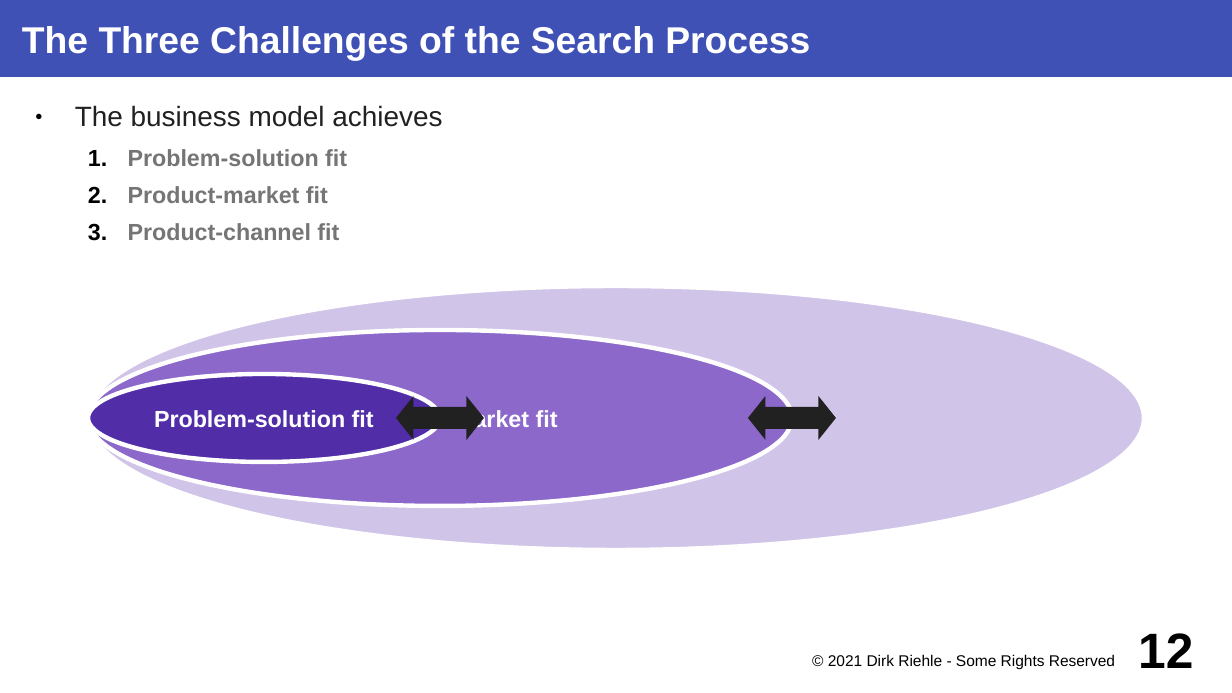
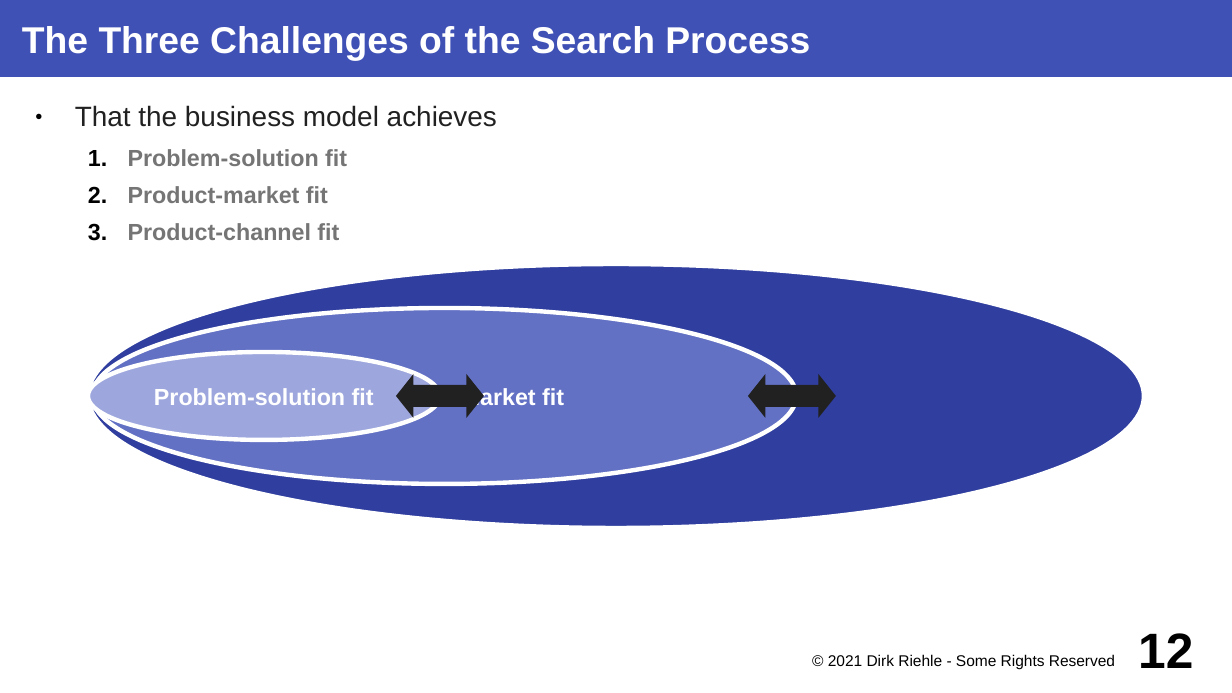
Before and after one commit to dirkriehle/coss-course, a slide deck: slide 12 of Lecture slides/COSS D01 - Software Startups.odp. Drawn at 1232x693 pixels with LibreOffice and Linux fonts; fonts in the diff are those of the drawing. Boxes give left, top, right and bottom in pixels: in the first picture for what was removed or moved away, otherwise in the second. Text is boxed around its words. In the diff, an @@ line names an element or a change of style, - is before the commit and + after.

```diff
--- a/Lecture slides/COSS D01 - Software Startups.odp
+++ b/Lecture slides/COSS D01 - Software Startups.odp
@@ text at [75,105,497,127]: text changed @@
-● The business model achieves
+● That the business model achieves
@@ 2 left right arrows, 1 ellipse: place and size @@
-2 left right arrows, 1 ellipse at [88,286,1145,550]
+2 left right arrows, 1 ellipse at [88,264,1145,528]
@@ ellipse "Channel-product fit" at [88,264,1145,528]: fill #D1C4E9 to #303F9F @@
@@ ellipse "Product-market fit": place and size @@
-ellipse "Product-market fit" at [88,330,793,505]
+ellipse "Product-market fit" at [93,309,797,484]
@@ ellipse "Product-market fit" at [93,309,797,484]: fill #8C68CA to #6371C4 @@
@@ ellipse "Problem-solution fit": place and size @@
-ellipse "Problem-solution fit" at [88,375,440,463]
+ellipse "Problem-solution fit" at [88,352,440,440]
@@ ellipse "Problem-solution fit" at [88,352,440,440]: fill #512DA8 to #9EA7DD @@
@@ text in ellipse at [559,386,774,410]: text changed; text colour #212121 to #FFFFFF @@
-Product-channel fit
+Channel-product fit
```
Also in this commit, not shown: 16 other slides changed, 21 other files.
